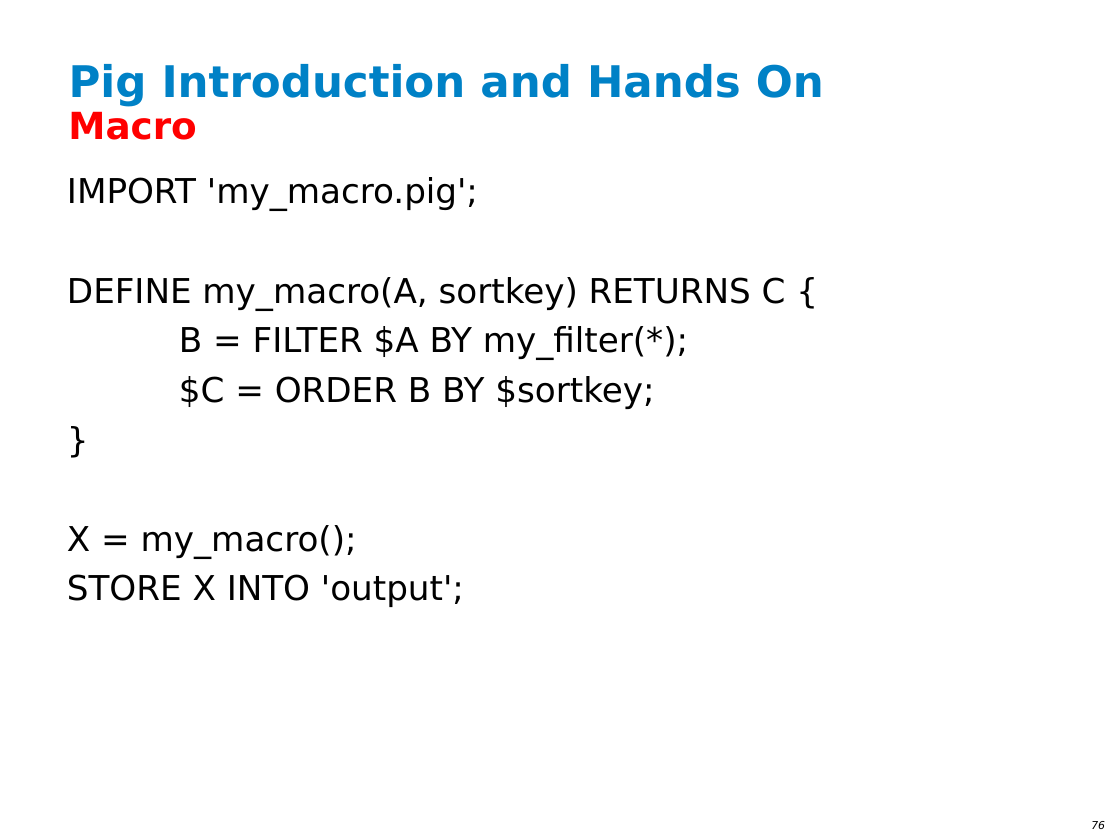
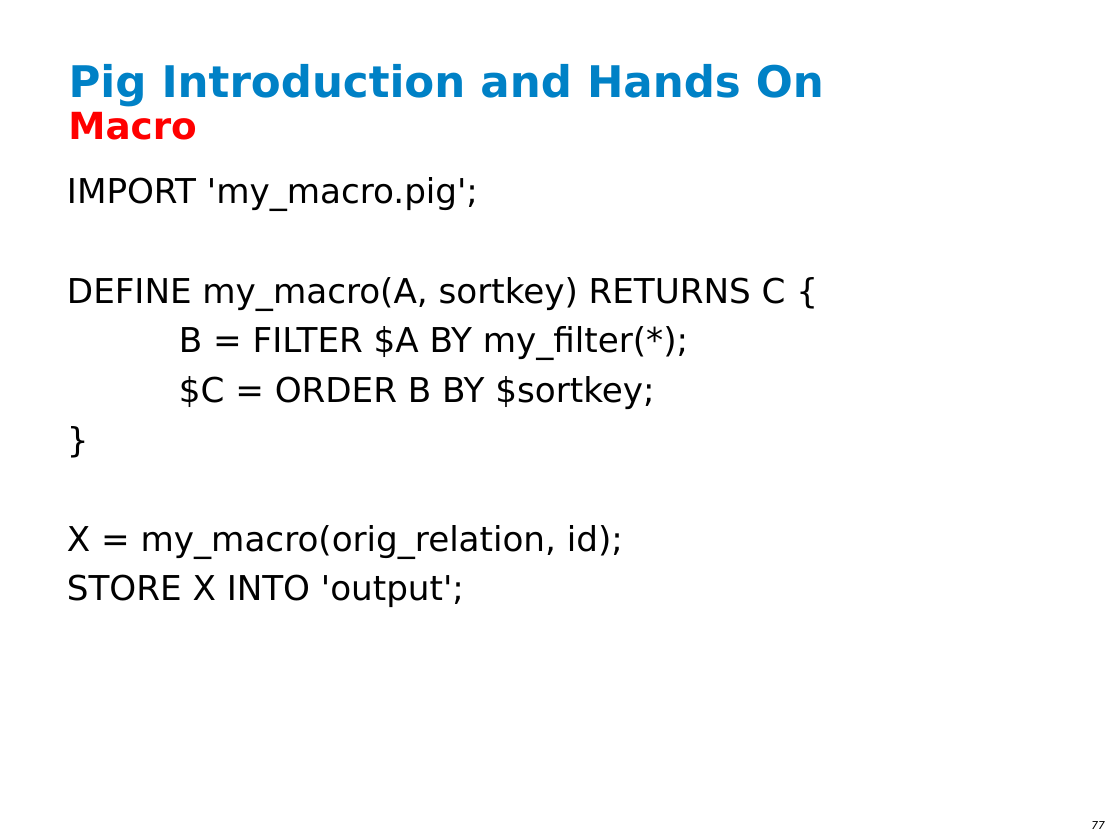
Before and after one commit to ianlin/small-data, a slide deck: slide 77 of training/III_Hadoop_20140607.ppt (slide 76 before the commit). Drawn at 1120x840 pixels with LibreOffice and Linux fonts; fonts in the diff are those of the drawing; background and template pictures are left out. Boxes give left, top, right and bottom in pixels: in the first picture for what was removed or moved away, otherwise in the second. Text is boxed around its words. In the diff, an @@ line names an element or a change of style, - is before the commit and + after.

Commit message:
update slide

```diff
--- a/training/III_Hadoop_20140607.ppt
+++ b/training/III_Hadoop_20140607.ppt
@@ text at [67,525,623,558]: text changed @@
-X = my_macro();
+X = my_macro(orig_relation, id);
@@ page number at [1091,821,1105,829]: text changed @@
-76
+77
```
Also in this commit, not shown: 2 other slides changed, 1 slide added.
